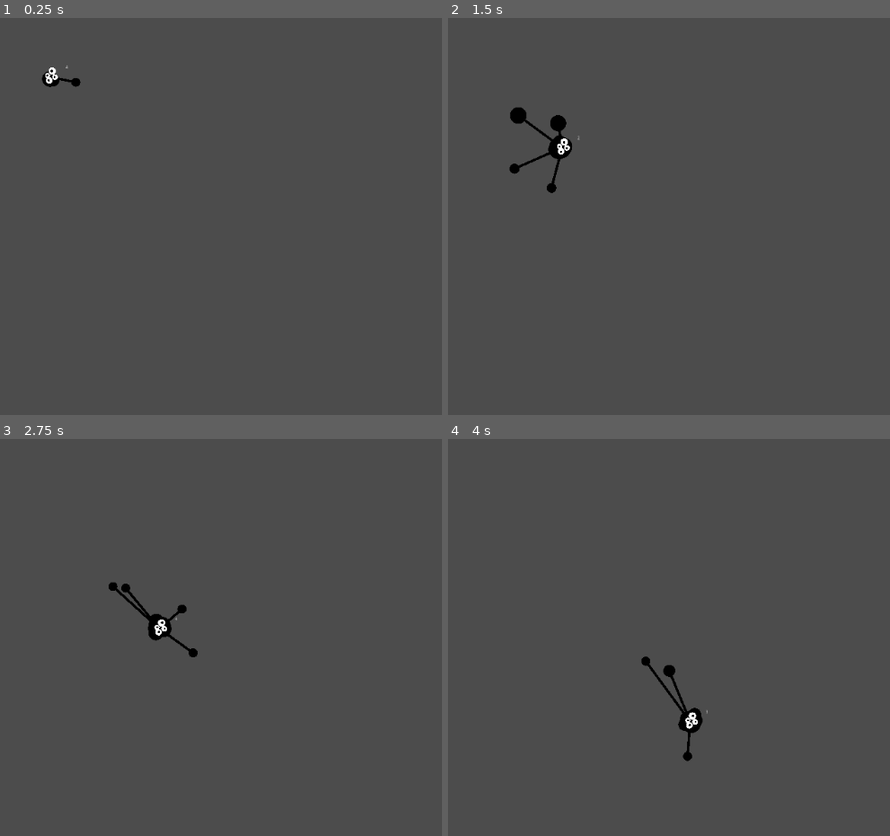
Above: before the commit, frames 1-4 (two rows, left to right).
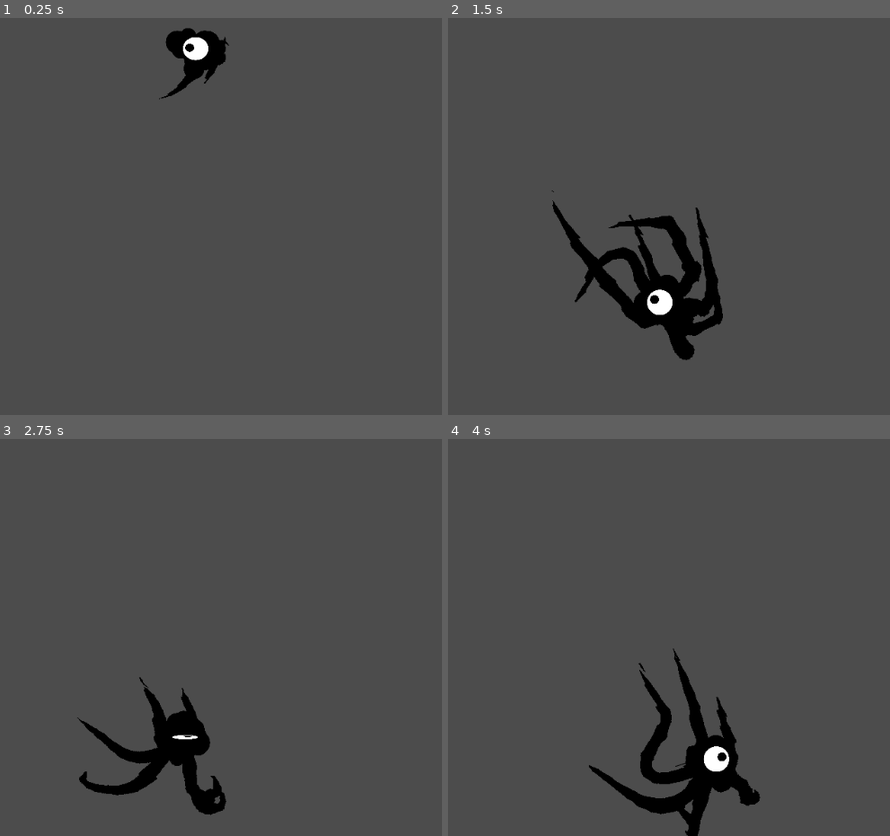
Above: after the commit, the same moments.

Repository: cis-ash/CreatureAddon
Game: Godot game, scene res://WallCritters.tscn
The game is run twice, just before and just after one commit, with the same random seed, the same clock (stepped at 60 frames per second) and the same inputs.
Inputs (mouse positions are in pixels of both pictures, inside the frame that each line leads up to):
- Up to frame 1 (0.25 s): no input
- Up to frame 2 (1.5 s): tap Enter (ui_accept) at 0.5, 0.77 s; move the mouse to (828, 184) at 0.52 s; hold Right (ui_right) 0.53-1.28 s; move the mouse to (527, 224) at 1.27 s; hold Left (ui_left) from 1.28 s (still down)
- Up to frame 3 (2.75 s): tap Enter (ui_accept) at 1.52 s; move the mouse to (296, 534) at 2.02 s; release Left (ui_left) at 2.03 s; hold Right (ui_right) from 2.03 s (still down)
- Up to frame 4 (4 s): move the mouse to (633, 708) at 2.77 s; tap Enter (ui_accept) at 3.02, 3.77 s; move the mouse to (885, 689) at 3.52 s; release Right (ui_right) at 3.53 s; hold Left (ui_left) from 3.53 s (still down)

The runs differ from the first frame. In frame 1, 1.5% of the frame differs, in the area x 9-52%, y 2-21%; in frame 2, 5.9%, in the area x 13-63%, y 22-87%; in frame 3, 3.9%; in frame 4, 4.7%.

Commit message:
ropes and eyes

Diff:
--- a/EyeManager.gd
+++ b/EyeManager.gd
@@ -1,6 +1,60 @@
 extends Node2D
+export var eyes_total = 4
+export var default_eye_spring_radius = 30
+export var eye_springiness = 100
+export var global_springiness = 100
+export var max_distance_spring = 400
+export var blink_chance = 1.0
+
+
+var positions = []
+var speeds = []
+var forces = []
+var eyes = []
+
+func _ready():
+	for i in eyes_total:
+		positions.append(Vector2.ZERO)
+		speeds.append(Vector2.ZERO)
+		forces.append(Vector2.ZERO)
+
+	for i in eyes_total - 1:
+		add_child(get_child(0).duplicate())
+
+	eyes = get_children()
+	for pos in positions:
+		pos = 10 * Vector2.RIGHT.rotated(randf() * TAU)
+	print(positions)
+	pass
 
 func move_eyes(direction):
-	for child in get_children():
-		child.get_child(0).position = direction * 20
+	for eye in eyes:
+		eye.get_child(0).position = direction * 60
 	pass
+
+func _physics_process(delta):
+#	for i in eyes_total:
+#		var total_force = Vector2.ZERO
+#		for j in eyes_total - 1:
+#			var id = (i + j)%eyes_total
+#			var dist = positions[id] - positions[i]
+#			var x = max(default_eye_spring_radius - dist.length(), 0)
+#			total_force -= x * eye_springiness * dist.normalized()
+#			pass
+#
+#		if positions[i].length() > max_distance_spring:
+#			total_force += (positions[i].length() - max_distance_spring) * positions[i].normalized() * global_springiness
+#		forces[i] = total_force
+#		pass
+#
+#	for i in eyes_total:
+#		speeds[i] += forces[i] * delta
+#		positions[i] += speeds[i] * delta
+#		eyes[i].position = positions[i]
+
+	$Eye1.scale = lerp($Eye1.scale, Vector2.ONE, delta*10)
+	if randf() < blink_chance * delta:
+		$Eye1.scale = Vector2(1,0)
+
+
+	pass
--- a/FailedKnees/Test Scene.tscn
+++ b/FailedKnees/Test Scene.tscn
@@ -43,15 +43,16 @@
 default_length = 109.0
 
 [node name="Knee" type="Bone2D" parent="Leg/Hip"]
-position = Vector2( 254.577, 384.095 )
+position = Vector2( 160.748, 41.6625 )
 default_length = 86.0
 
 [node name="Ankle" type="Bone2D" parent="Leg/Hip/Knee"]
-position = Vector2( -92.7539, 345.307 )
+position = Vector2( -605.098, 415.204 )
 default_length = 41.0
 
 [node name="Toe" type="Bone2D" parent="Leg/Hip/Knee/Ankle"]
-position = Vector2( 18.4249, 76.8082 )
+position = Vector2( 51.7466, 59.6765 )
+rotation = 0.639154
 
 [node name="BentToe" type="Bone2D" parent="Leg/Hip/Knee/Ankle/Toe"]
 position = Vector2( 60, 0 )
@@ -68,7 +69,7 @@
 script = ExtResource( 4 )
 
 [node name="CollisionShape2D" type="CollisionShape2D" parent="StaticBody2D"]
-position = Vector2( 69.6077, -29.4589 )
+position = Vector2( 283.448, -189.299 )
 rotation = 2.88794
 shape = SubResource( 4 )
 
--- a/Navigator.gd
+++ b/Navigator.gd
@@ -1,65 +1,108 @@
 extends Node2D
+
+# surface is the nav-mesh parente, often asked where is the closest valid spot
 export (NodePath) var surface_path
 onready var surface = get_node(surface_path)
 
+# current_dir is the direction Navigator is moving in
 var current_dir = Vector2.ZERO
 var speed = Vector2.ZERO
 
 export var gravity = 1000
+# clamps current_dir to a value to limit its top speed
+# in a way that does eliminate the slowdown on approach
 export (float) var dir_clamp
 
-export var friction_per_leg = 3.0
-export var force_per_leg = 40.0
-
+# friction slows navigator down proportional to current speed
+export var friction_total = 6.0
+# force accelerates navigator to their target
+export var force_total = 100.0
+
+# arrays containing references to nodes responsible for leg logic
 var legs
 var targets
 var ideal_targets
 var visual_hands
 var visual_legs
 
+# voluntarily lift leg when further than this from target and it is permitted
 export var leg_distance_voluntary = 400.0
+# length of leg, forcefully lifts it off when distance is reached
 export var leg_distance_mandatory = 1000.0
+# plant leg on surface when this close to target
 export var attach_distance = 100
+# move lifted legs to their targets with this linear speed
 export var leg_speed = 1200.0
 
+# updated when legs are moved
 var legs_planted = 0
+# if more than this number of legs are attached - another one can be lifted
 export var stable_number_of_legs = 1
+# how many legs to spawn
 export var legs_total = 4
-
+export var nodes_per_leg = 5
+export var preferred_damping = 2
+
+# arrays of pool vector2 arrays containing info necessary for visual side of legs
+var rope_nodes_positions = []
+var rope_nodes_speeds = []
+
+
+export var rope_fraction_idle = 0.5
+export var rope_springiness = 10000.0
+export var rope_damping = 3.0
+export var rope_timesteps = 5
 func _ready():
+	# spawn desired number of legs and do necessary setup
 	make_legs_and_targets()
+	# save references to nodes relevant to leg operation for easier access
 	update_legs_and_targets()
 	pass
 
 func _physics_process(delta):
+
+	var old_speed = speed
+	# find current target and clamp movement toward it
+	# using mouse as target for debug purposes
 	var current_target = get_global_mouse_position()
 	current_dir = (current_target - global_position).clamped(dir_clamp)
 
+	# node containing ideal positions for all legs is rotated to where they will be needed
+	# (they will be needed ahead and a bit up)
 	$IdealTargets.look_at(current_target + Vector2.UP * gravity * 0.25)
 
+	# move legs and update how many are attached
 	legs_planted = move_legs(delta)
-	# accelerate to target
-	speed += current_dir * delta * force_per_leg * legs_planted
-	# friction
-	speed *= 1 - delta * friction_per_leg * legs_planted
-
+
+	# accelerate to target based on number of legs attached
+	speed += current_dir * delta * force_total * legs_planted / legs_total
+	# decelerate based on number of legs attached
+	speed *= 1 - delta * friction_total * legs_planted / legs_total
 
 	# apply gravity
 	speed += gravity * delta * Vector2.DOWN
 	# move body
 	global_position += speed * delta
 
+	var acceleration = (speed - old_speed)/max(delta, 0.001)
+	# move visual components of legs
 	animate_legs(delta)
+	for i in range(legs_total):
+		for j in range(rope_timesteps):
+			simulate_rope(i, Vector2.ZERO, to_local(visual_hands[i].global_position), -acceleration + gravity * Vector2.DOWN, delta/rope_timesteps)
+		visual_legs[i].points = rope_nodes_positions[i]
 
 	# look at target
 	$EyeManager.move_eyes(current_dir/dir_clamp)
-	var debug_info = ""
-	debug_info += str(legs_planted)
-
-	$Label.text = debug_info
+
 	pass
 
 func make_legs_and_targets():
+	# make rope relevant arrays empty to avoid mess ups
+	rope_nodes_positions = []
+	rope_nodes_speeds = []
+
+	# duplicate first children in leg relevant nodes
 	for i in legs_total - 1:
 		$LegManager.add_child($LegManager.get_child(0).duplicate())
 		$RealTargets.add_child($RealTargets.get_child(0).duplicate())
@@ -67,37 +110,52 @@
 		$Body/VisualHands.add_child($Body/VisualHands.get_child(0).duplicate())
 		pass
 
+	# make ideal targets that will be used visible
+	# append enough empty pool vector2 arrays for all leg ropes
+	var empty_array = []
+	for i in nodes_per_leg:
+		empty_array.append(Vector2.ZERO)
 	for i in legs_total:
 		$IdealTargets.get_child(i).visible = true
-
-	print($LegManager.get_children())
+		rope_nodes_positions.append(PoolVector2Array(empty_array))
+		rope_nodes_speeds.append(PoolVector2Array(empty_array))
 	pass
 
 func update_legs_and_targets():
+	# done for speed and ease of acces later on
 	legs = $LegManager.get_children()
 	targets = $RealTargets.get_children()
 	ideal_targets = $IdealTargets.get_children()
 	visual_legs = $Body/VisualLegs.get_children()
 	visual_hands = $Body/VisualHands.get_children()
-
 	pass
 
 func update_real_targets():
+	# real targets are what legs actually attempt to follow
 	for i in targets.size():
+		# nearest point on grabable surface
 		var closest_point = surface.get_closest_point(ideal_targets[i].global_position)
+
+		# only move to closest point if it is in range
+		# (or if the leg is raised, this part is a failsafe for when you fall off)
 		if leg_planted(legs[i]) == false or (closest_point - global_position).length() < leg_distance_mandatory:
 			targets[i].global_position = closest_point
 		pass
-
-func move_legs(delta) -> int:
+	pass
+
+func move_legs(delta : float) -> int:
 	update_real_targets()
+
+	# this is the return variable, internally the info from past frame is updated and used
 	var legs_currently_planted = 0
+
 	for i in legs.size():
-
 		if not leg_planted(legs[i]):
 			# if leg raised - get direction to move leg in
 			var to_target = targets[i].global_position - legs[i].global_position
-			# move leg
+
+			# move leg to target, if close enough - go there directly
+			# this is done to avoid overshooting repeatedly at high leg speed / high delta
 			if to_target.length() < leg_speed * delta:
 				legs[i].position += to_target
 			else:
@@ -105,7 +163,7 @@
 			pass
 
 
-		# calculate distance to ideal position
+		# calculate distance to ideal position and body
 		var distance_to_leg_target = (legs[i].global_position - targets[i].global_position).length()
 		var distance_to_body = (legs[i].global_position - global_position).length()
 
@@ -117,7 +175,7 @@
 				pass
 			pass
 		elif distance_to_body > leg_distance_mandatory and leg_planted(legs[i]):
-			# detach leg if its waaaay too far awy
+			# detach leg if its further away than physically possible
 			raise_leg(legs[i])
 			legs_planted -= 1
 			pass
@@ -127,33 +185,104 @@
 				plant_leg(legs[i])
 			pass
 
+		# count all planted legs for return variable
 		if leg_planted(legs[i]) == true:
 			legs_currently_planted += 1
 			pass
 		pass
 
 		if distance_to_body > leg_distance_mandatory:
-
+			# if further away than possible:
+			# move closer
+			# flail around in panic
 			legs[i].global_position = to_global(to_local(legs[i].global_position).normalized() * leg_distance_mandatory)
-			legs[i].global_position += randf() * leg_speed * delta * Vector2.RIGHT.rotated(randf() * TAU)
+			legs[i].global_position += randf() * leg_speed * delta * Vector2.RIGHT.rotated(randf() * TAU) / 4
 
 	return legs_currently_planted
 
 
-func leg_planted(leg):
+# i did not want to add an extra script just for storing variables to all legs
+# this also doubles as looking kinda cool
+
+func leg_planted(leg : Node2D):
 	return leg.scale.length() < 2
 
-func raise_leg(leg):
+func raise_leg(leg : Node2D):
 	leg.scale = Vector2.ONE * 2
 
-func plant_leg(leg):
+func plant_leg(leg : Node2D):
 	leg.scale = Vector2.ONE
 
 
-func animate_legs(delta):
+func animate_legs(delta : float):
+
+	# hands are leg tips
 	for i in visual_hands.size():
+		# scaled to approach leg scale (appearance of liftin and placing)
 		visual_hands[i].scale = lerp(visual_hands[i].scale, legs[i].scale/2, delta * 20)
+		# they are moved to where the legs are
 		visual_hands[i].global_position = legs[i].global_position
-		visual_legs[i].points = PoolVector2Array([Vector2.ZERO,to_local(legs[i].global_position)])
-
-	pass
+
+	pass
+
+
+# rope physics calculated here
+func simulate_rope(
+		index : int,
+		new_start_pos : Vector2,
+		new_end_pos : Vector2,
+		acceleration : Vector2,
+		delta : float
+		):
+
+	var empty_array = []
+	for i in nodes_per_leg:
+		empty_array.append(Vector2.ZERO)
+
+	# create local copy of needed info
+	var new_positions = rope_nodes_positions[index]
+	var new_speeds = rope_nodes_speeds[index]
+	# create force array of needed size
+	var new_forces = PoolVector2Array(empty_array)
+	# calcualte max size of rope segments
+	var max_segment_length = leg_distance_mandatory / (nodes_per_leg - 1)
+	# place first and last points where they need to be
+	new_positions[0] = new_start_pos
+	new_positions[nodes_per_leg - 1] = new_end_pos
+
+	# calculate lengths
+	var segment_lengths = PoolVector2Array()
+	# move forward through chain
+	for i in range(0, nodes_per_leg-1):
+		segment_lengths.append(new_positions[i+1] - new_positions[i])
+		pass
+
+
+	for i in segment_lengths.size():
+		var x = segment_lengths[i].length() - max_segment_length * rope_fraction_idle
+		var force = x * rope_springiness
+		new_forces[i] += segment_lengths[i].normalized() * force
+		new_forces[i+1] += -segment_lengths[i].normalized() * force
+		pass
+
+	# apply acceleration to speeds
+	for i in range(new_speeds.size()):
+		var damping = 3
+		new_speeds[i] += acceleration * delta
+		new_speeds[i] += new_forces[i] * delta
+		new_speeds[i] *= 1 - delta * rope_damping
+		pass
+
+	# make sure first and last nodes are stationary
+	new_speeds[0] = Vector2.ZERO
+	new_speeds[nodes_per_leg - 1] = Vector2.ZERO
+
+	# apply speeds to positions
+	for i in nodes_per_leg:
+		new_positions[i] += new_speeds[i] * delta
+		pass
+
+	rope_nodes_positions[index] = new_positions
+	rope_nodes_speeds[index] = new_speeds
+
+	pass
--- a/WallCritters.tscn
+++ b/WallCritters.tscn
@@ -1,33 +1,77 @@
-[gd_scene load_steps=10 format=2]
+[gd_scene load_steps=17 format=2]
 
 [ext_resource path="res://Navigator.gd" type="Script" id=1]
 [ext_resource path="res://Shapes/WHITE_Circle.png" type="Texture" id=2]
 [ext_resource path="res://Shapes/WHITE_Triangle.png" type="Texture" id=3]
 [ext_resource path="res://Shapes/WHITE_Square.png" type="Texture" id=4]
 [ext_resource path="res://EyeManager.gd" type="Script" id=5]
+[ext_resource path="res://Shapes/horizontalgradient.png" type="Texture" id=6]
 
 [sub_resource type="NavigationPolygon" id=1]
 vertices = PoolVector2Array( 1803.99, 658.729, 3217.11, 348.694, 1571.25, 1157.35, 2056.45, 1956.5, 1761.52, 1870.88, 1 …(235 unchanged characters)…
 polygons = [ PoolIntArray( 0, 1, 2 ), PoolIntArray( 2, 3, 4, 5, 6 ), PoolIntArray( 6, 7, 8, 0, 2 ), PoolIntArray( 6, 5, 9 ), PoolIntArray( 10, 11, 6, 12 ), PoolIntArray( 12, 13, 14, 10 ), PoolIntArray( 15, 12, 6, 9 ), PoolIntArray( 15, 9, 16 ), PoolIntArray( 17, 15, 16 ) ]
 outlines = [ PoolVector2Array( -864.245, 1442.76, 524.749, 1766.23, 1083.55, 989.282, 1219.25, 1081.25, 1761.52, 1870.8 …(239 unchanged characters)…
 
+[sub_resource type="NavigationPolygon" id=5]
+vertices = PoolVector2Array( -1165.84, 1755.2, 2799.28, 998.292, 3999.94, 1005.05, -1345.02, 2038.99 )
+polygons = [ PoolIntArray( 0, 1, 2, 3 ) ]
+outlines = [ PoolVector2Array( -1345.02, 2038.99, 3999.94, 1005.05, 2799.28, 998.292, -1165.84, 1755.2 ) ]
+
+[sub_resource type="Shader" id=7]
+code = "shader_type canvas_item;
+uniform sampler2D noise;
+uniform vec2 scrollspeed;
+uniform float cutoff;
+uniform float noise_influence;
+
+void fragment(){
+	float noise_color = texture(noise, UV + scrollspeed*TIME + SCREEN_UV * 10.0).r;
+	if ((noise_color*noise_influence + texture(TEXTURE, UV).r)>cutoff){
+		COLOR = vec4(1,1,1,1);
+	} else {
+		COLOR = vec4(1,1,1,0);
+	}
+}"
+
+[sub_resource type="OpenSimplexNoise" id=8]
+octaves = 9
+period = 123.4
+persistence = 0.226
+
+[sub_resource type="NoiseTexture" id=9]
+seamless = true
+noise = SubResource( 8 )
+
+[sub_resource type="ShaderMaterial" id=10]
+shader = SubResource( 7 )
+shader_param/scrollspeed = Vector2( 1.612, 0.567 )
+shader_param/cutoff = 0.549
+shader_param/noise_influence = 0.711
+shader_param/noise = SubResource( 9 )
+
+[sub_resource type="Curve" id=6]
+_data = [ Vector2( 0, 1 ), 0.0, 0.0, 0, 0, Vector2( 1, 0.441327 ), -1.74211, 0.0, 0, 0 ]
+
 [sub_resource type="Curve" id=2]
-_data = [ Vector2( 0, 0 ), 0.0, 6.80086, 0, 0, Vector2( 0.435088, 1 ), 0.0, 0.0, 0, 0, Vector2( 1, 0 ), -4.98405, 0.0, 0, 0 ]
+_data = [ Vector2( 0, 0 ), 0.0, 8.10131, 0, 0, Vector2( 0.319298, 0.989796 ), 0.223705, 0.223705, 0, 0, Vector2( 1, 0 ), -2.9937, 0.0, 0, 0 ]
 
 [sub_resource type="CurveTexture" id=3]
 curve = SubResource( 2 )
 
 [sub_resource type="ParticlesMaterial" id=4]
 emission_shape = 1
-emission_sphere_radius = 52.28
+emission_sphere_radius = 128.0
 flag_disable_z = true
 spread = 180.0
+flatness = 0.66
 gravity = Vector3( 0, 0, 0 )
-initial_velocity = 92.67
-initial_velocity_random = 0.55
+initial_velocity = 332.4
+initial_velocity_random = 0.67
 orbit_velocity = 0.0
 orbit_velocity_random = 1.0
-scale = 0.82
+linear_accel = -1000.0
+linear_accel_random = 0.31
+scale = 0.7
 scale_random = 1.0
 scale_curve = SubResource( 3 )
 
@@ -44,81 +88,120 @@
 rotation = 0.32422
 navpoly = SubResource( 1 )
 
+[node name="NavigationPolygonInstance3" type="NavigationPolygonInstance" parent="ClimbableSurface"]
+position = Vector2( 24.6196, 3393.99 )
+rotation = 3.36382
+navpoly = SubResource( 1 )
+
+[node name="NavigationPolygonInstance5" type="NavigationPolygonInstance" parent="ClimbableSurface"]
+position = Vector2( 4729.98, 1580.09 )
+rotation = 3.36382
+navpoly = SubResource( 1 )
+
+[node name="NavigationPolygonInstance6" type="NavigationPolygonInstance" parent="ClimbableSurface"]
+position = Vector2( 5187.95, 4480.53 )
+rotation = 3.36382
+navpoly = SubResource( 1 )
+
+[node name="NavigationPolygonInstance7" type="NavigationPolygonInstance" parent="ClimbableSurface"]
+position = Vector2( 6714.49, 3573.58 )
+rotation = 3.36382
+navpoly = SubResource( 1 )
+
+[node name="NavigationPolygonInstance8" type="NavigationPolygonInstance" parent="ClimbableSurface"]
+position = Vector2( -1862.92, 2607.35 )
+rotation = 3.36382
+navpoly = SubResource( 5 )
+
+[node name="NavigationPolygonInstance9" type="NavigationPolygonInstance" parent="ClimbableSurface"]
+position = Vector2( 9002.94, 6065.44 )
+rotation = 3.36382
+navpoly = SubResource( 5 )
+
+[node name="NavigationPolygonInstance10" type="NavigationPolygonInstance" parent="ClimbableSurface"]
+position = Vector2( 9070.74, 2115.76 )
+rotation = 3.36382
+navpoly = SubResource( 5 )
+
+[node name="NavigationPolygonInstance11" type="NavigationPolygonInstance" parent="ClimbableSurface"]
+position = Vector2( -1201.82, 4895.79 )
+rotation = 3.36382
+navpoly = SubResource( 5 )
+
 [node name="Navigator" type="Node2D" parent="."]
 script = ExtResource( 1 )
 surface_path = NodePath("../ClimbableSurface")
-gravity = 5000
+gravity = 7000
 dir_clamp = 200.0
+friction_total = 4.0
+force_total = 70.0
 leg_distance_voluntary = 700.0
 leg_distance_mandatory = 1500.0
 attach_distance = 10
-leg_speed = 12000.0
-stable_number_of_legs = 2
+leg_speed = 8000.0
+stable_number_of_legs = 4
+legs_total = 6
+nodes_per_leg = 15
+rope_springiness = 1000.0
+rope_damping = 6.0
 
 [node name="Body" type="Sprite" parent="Navigator"]
-modulate = Color( 0, 0, 0, 1 )
-scale = Vector2( 0.649466, 0.649466 )
-texture = ExtResource( 2 )
+scale = Vector2( 0.65, 0.65 )
+texture = ExtResource( 2 )
+
+[node name="VisualLegs" type="Node2D" parent="Navigator/Body"]
+scale = Vector2( 1.53973, 1.53973 )
+
+[node name="Leg1" type="Line2D" parent="Navigator/Body/VisualLegs"]
+self_modulate = Color( 0, 0, 0, 1 )
+material = SubResource( 10 )
+points = PoolVector2Array( 0, 0, 300, 0, 600, 0, 900, 0 )
+width = 200.0
+width_curve = SubResource( 6 )
+default_color = Color( 1, 1, 1, 1 )
+texture = ExtResource( 6 )
+texture_mode = 2
+joint_mode = 2
+begin_cap_mode = 2
+end_cap_mode = 2
+antialiased = true
 
 [node name="Particles2D" type="Particles2D" parent="Navigator/Body"]
+self_modulate = Color( 0, 0, 0, 1 )
 show_behind_parent = true
 scale = Vector2( 1.58375, 1.58375 )
-amount = 23
+z_index = 1
+amount = 36
+lifetime = 1.5
+speed_scale = 4.1
+randomness = 1.0
 process_material = SubResource( 4 )
 texture = ExtResource( 2 )
 
-[node name="VisualLegs" type="Node2D" parent="Navigator/Body"]
+[node name="VisualHands" type="Node2D" parent="Navigator/Body"]
+visible = false
 scale = Vector2( 1.53973, 1.53973 )
 
-[node name="Leg1" type="Line2D" parent="Navigator/Body/VisualLegs"]
-width = 35.0
-default_color = Color( 1, 1, 1, 1 )
-
-[node name="VisualHands" type="Node2D" parent="Navigator/Body"]
-scale = Vector2( 1.53973, 1.53973 )
-
-[node name="Leg1" type="Sprite" parent="Navigator/Body/VisualHands"]
+[node name="Leg1" type="Node2D" parent="Navigator/Body/VisualHands"]
+
+[node name="WHITE_Circle" type="Sprite" parent="Navigator/Body/VisualHands/Leg1"]
+scale = Vector2( 0.5, 0.5 )
 texture = ExtResource( 2 )
 
 [node name="EyeManager" type="Node2D" parent="Navigator"]
+z_index = 1
 script = ExtResource( 5 )
-
-[node name="Eye" type="Sprite" parent="Navigator/EyeManager"]
-position = Vector2( 68.9028, 1.88774 )
-scale = Vector2( 0.317696, 0.317696 )
-texture = ExtResource( 2 )
-
-[node name="Iris" type="Sprite" parent="Navigator/EyeManager/Eye"]
-self_modulate = Color( 0, 0, 0, 1 )
-scale = Vector2( 0.348678, 0.348678 )
-texture = ExtResource( 2 )
-
-[node name="Eye2" type="Sprite" parent="Navigator/EyeManager"]
-position = Vector2( -12.2703, 50.096 )
-scale = Vector2( 0.362752, 0.362752 )
-texture = ExtResource( 2 )
-
-[node name="Iris" type="Sprite" parent="Navigator/EyeManager/Eye2"]
-self_modulate = Color( 0, 0, 0, 1 )
-scale = Vector2( 0.348678, 0.348678 )
-texture = ExtResource( 2 )
-
-[node name="Eye3" type="Sprite" parent="Navigator/EyeManager"]
-position = Vector2( -34.9233, -18.8068 )
-scale = Vector2( 0.290981, 0.290981 )
-texture = ExtResource( 2 )
-
-[node name="Iris" type="Sprite" parent="Navigator/EyeManager/Eye3"]
-self_modulate = Color( 0, 0, 0, 1 )
-scale = Vector2( 0.348678, 0.348678 )
-texture = ExtResource( 2 )
-
-[node name="Eye4" type="Sprite" parent="Navigator/EyeManager"]
-position = Vector2( 30.204, -82.9902 )
-scale = Vector2( 0.412731, 0.412731 )
-texture = ExtResource( 2 )
-
-[node name="Iris" type="Sprite" parent="Navigator/EyeManager/Eye4"]
+eyes_total = 1
+default_eye_spring_radius = 225
+global_springiness = 170
+max_distance_spring = 100
+
+[node name="Eye1" type="Sprite" parent="Navigator/EyeManager"]
+position = Vector2( 0, -1.19209e-07 )
+scale = Vector2( 0.855687, 0.850305 )
+texture = ExtResource( 2 )
+
+[node name="Iris" type="Sprite" parent="Navigator/EyeManager/Eye1"]
 self_modulate = Color( 0, 0, 0, 1 )
 scale = Vector2( 0.348678, 0.348678 )
 texture = ExtResource( 2 )
@@ -274,18 +357,7 @@
 scale = Vector2( 0.509336, 0.509336 )
 texture = ExtResource( 3 )
 
-[node name="Label" type="Label" parent="Navigator"]
-margin_left = 214.057
-margin_top = -171.246
-margin_right = 254.057
-margin_bottom = -157.246
-rect_scale = Vector2( 5, 5 )
-text = "Tixt"
-__meta__ = {
-"_edit_use_anchors_": false
-}
-
 [node name="Camera2D" type="Camera2D" parent="."]
-position = Vector2( 2107.57, 1748.77 )
+position = Vector2( -30.5862, 1706.01 )
 current = true
-zoom = Vector2( 10, 10 )
+zoom = Vector2( 7, 7 )
Binary file added: Shapes/horizontalgradient.png
Not shown, added: Shapes/horizontalgradient.png.import
